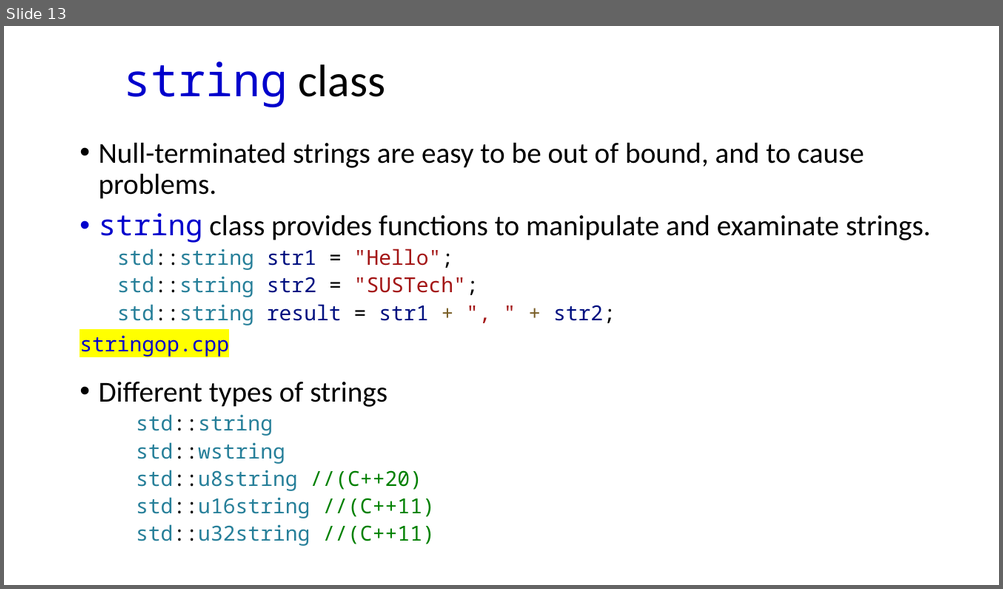
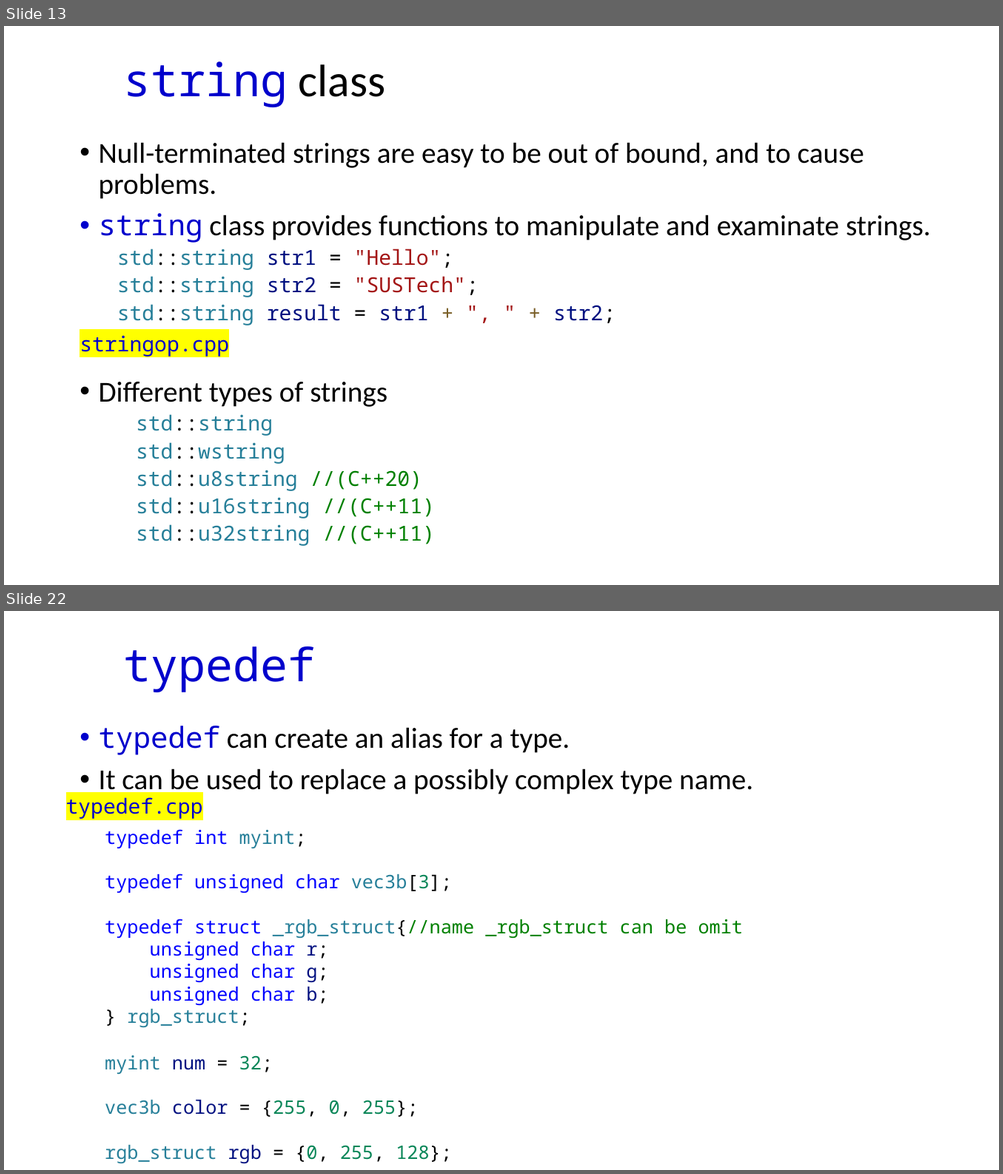
Before and after one commit to dayekuaipao/CPPLearning, a slide deck: week04/Lecture04.pptx. Shown one above the other, each under a label of ours: slide 13 before the commit, slides 13 and 22 after it; the slides between them are not shown. The pictures are 1003x589 and 1003x1174 pixels, drawn with LibreOffice and Linux fonts; fonts in the diff are those of the drawing; background and template pictures are left out. Boxes give left, top, right and bottom in pixels: in the first picture for what was removed or moved away, otherwise in the second. Text is boxed around its words. In the diff, an @@ line names an element or a change of style, - is before the commit and + after.

```diff
--- a/week04/Lecture04.pptx
+++ b/week04/Lecture04.pptx
@@ slide 22 added at (4,611,999,1170), background #FFFFFF @@
@@ title added at (124,647,316,692), 44 pt, text #0000CC @@
+typedef
@@ text added at (99,726,753,797), 28 pt, text #000000 @@
+• typedef can create an alias for a type.
+• It can be used to replace a possibly complex type name.
@@ rectangle added at (59,790,211,823), fill #FFFFFF, 20 pt, text #0000CC @@
+typedef.cpp
@@ text added at (105,829,743,1028), 18 pt, text #0000FF @@
+typedef int myint;
+typedef unsigned char vec3b[3];
+typedef struct _rgb_struct{//name _rgb_struct can be omit
+unsigned char r;
+unsigned char g;
+unsigned char b;
+} rgb_struct;
@@ text added at (105,1056,452,1164), 18 pt, text #267F99 @@
+myint num = 32;
+vec3b color = {255, 0, 255};
+rgb_struct rgb = {0, 255, 128};
```
Also in this commit, not shown: 4 slides changed, 8 other slides added, 3 slides removed, 7 other files.
